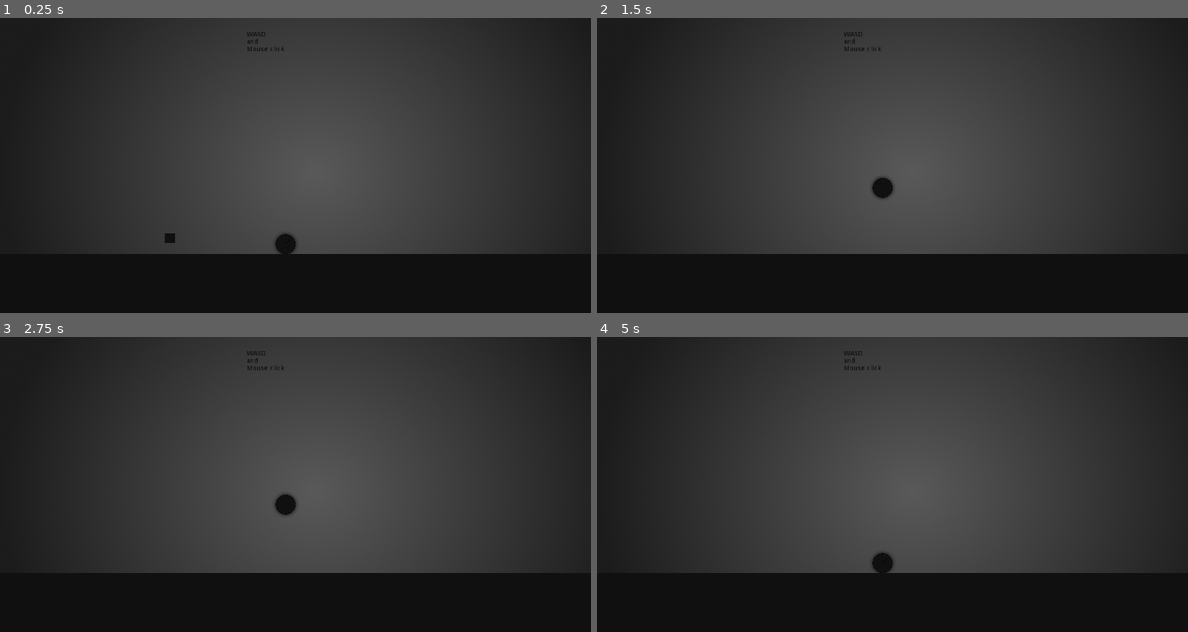
Above: before the commit, frames 1-4 (two rows, left to right).
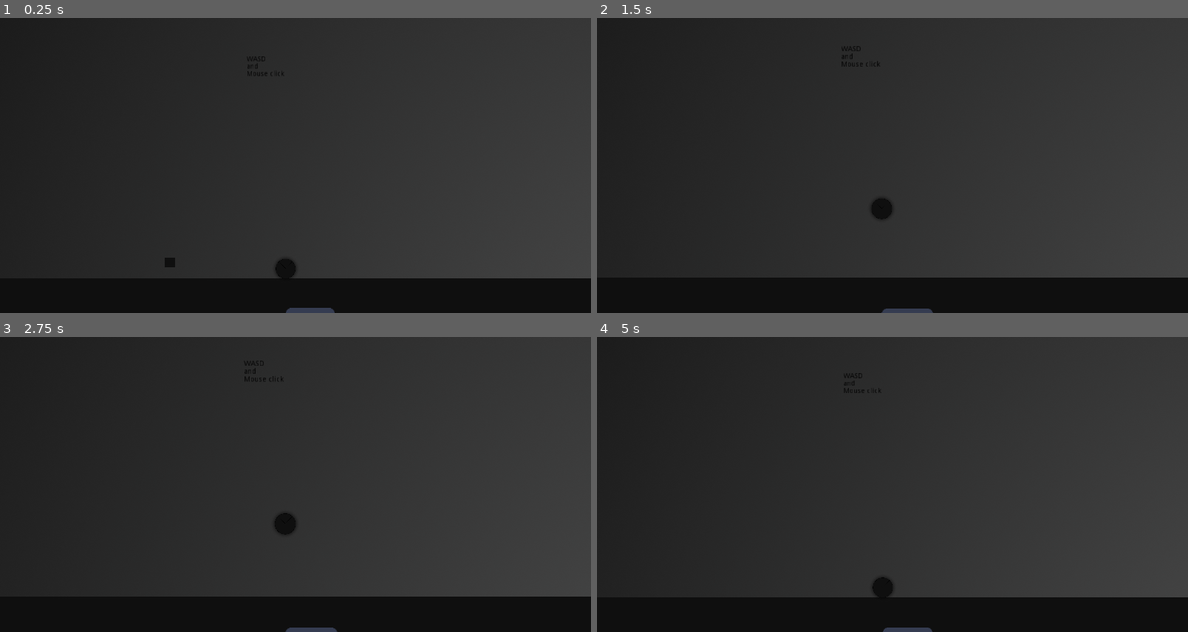
Above: after the commit, the same moments.

Repository: elleremo/ruslan_game
Game: Godot game, scene res://main.tscn
The game is run twice, just before and just after one commit, with the same random seed, the same clock (stepped at 60 frames per second) and the same inputs. The engine's default icon, where the game draws it, is replaced by a stand-in: a white triangle on a blue panel in a dark square.
Inputs:
- Up to frame 1 (0.25 s): no input
- Up to frame 2 (1.5 s): hold W (up) 0.53-1.28 s; hold Space (space) 0.53-1.28 s; tap Space (space) at 1.35 s
- Up to frame 3 (2.75 s): hold W (up) from 2.03 s (still down); hold Space (space) from 2.03 s (still down)
- Up to frame 4 (5 s): release Space (space) at 2.78 s; tap Space (space) at 2.85, 4.35 s; release W (up) at 3.53 s; hold Space (space) 3.53-4.28 s; tap Enter at 4.25 s

The runs differ from the first frame. In frame 1, 21% of the frame differs, in the area x 18-100%, y 0-100%; in frame 2, 20%; in frame 3, 20%; in frame 4, 21%.
Error before the commit: Parse Error: Variable "i" already defined in the scope (at line 39).
Error after the commit: Trying to assign value of type 'KinematicBody2D' to a variable of type 'KinematicBody'.

Commit message:
audio

Diff:
--- a/game/GLOBAL.gd
+++ b/game/GLOBAL.gd
@@ -5,23 +5,42 @@
 # var b = "text"
 export var slow = 1;
 var count=0;
+onready var main= get_tree().root.get_node('/root/main');
+onready var mus:AudioStreamPlayer2D = main.get_node('music')
+var au;
 
 func get_input():
+
+
 	var space_down = Input.is_action_pressed("space");
 	var space_up = Input.is_action_just_released("space");
 
 	if space_down:
 		if slow >= 0.3:
 			slow -=0.03;
+			#mus.stop()
+			mus.pitch_scale = lerp(mus.pitch_scale, 0.5, 0.08)
+			au.pitch_scale = lerp(au.pitch_scale, 0.7, 0.08)
+		#camera = DB.main.get_node('my_camera')
+
+
+		#cam.offset_h = rand_range(-.5,.5);
+		#cam.offset_v = rand_range(-.5,.5);
+		#print(cam);
 #		else:
 #			count +=1;
 #			print(count);
 
-	if !space_down and slow != 1:
+	if !space_down :
 		if slow <= 1:
 			slow +=0.02
 		if slow>1:
 			slow=1
+
+		mus.pitch_scale = lerp(mus.pitch_scale, 1, 0.04)
+		au.pitch_scale = lerp(au.pitch_scale, 1, 0.04)
+		#cam.offset_h = 0;
+		#cam.offset_v = 0;
 		#print("SLOW")
 # Called when the node enters the scene tree for the first time.
 func _ready():
--- a/game/ball.tscn
+++ b/game/ball.tscn
@@ -1,8 +1,9 @@
-[gd_scene load_steps=9 format=2]
+[gd_scene load_steps=10 format=2]
 
 [ext_resource path="res://res/ball.png" type="Texture" id=1]
 [ext_resource path="res://res/ball2.png" type="Texture" id=2]
 [ext_resource path="res://res/light.png" type="Texture" id=3]
+[ext_resource path="res://privet.wav" type="AudioStream" id=4]
 
 [sub_resource type="GDScript" id=1]
 script/source = "extends KinematicBody2D
@@ -15,11 +16,15 @@
 export var gravity: int = 1000
 export var speed:int = 300
 var emmiter;
+var camera;
 
 # Called when the node enters the scene tree for the first time.
 func _ready() -> void:
+	DB.au = $s_up;
 	#emmiter = get_tree().root.get_node(\"/root/main/\")
 	#print('EM: ', emmiter)
+#	camera = DB.root.get_node('cube');
+
 	pass # Replace with function body.
 
 
@@ -40,6 +45,9 @@
 
 	if is_on_floor() and jump:
 		velocity.y = jump_speed
+
+		#$s_up.pitch_scale(0.5)
+		$s_up.play(0.1)
 
 
 	if stop and (velocity.y < 0):
@@ -140,3 +148,7 @@
 energy = 2.0
 shadow_enabled = true
 shadow_filter_smooth = 5.0
+
+[node name="s_up" type="AudioStreamPlayer2D" parent="."]
+stream = ExtResource( 4 )
+bus = "up"
--- /dev/null
+++ b/game/default_bus_layout.tres
@@ -0,0 +1,14 @@
+[gd_resource type="AudioBusLayout" load_steps=2 format=2]
+
+[sub_resource type="AudioEffectNotchFilter" id=1]
+resource_name = "NotchFilter"
+
+[resource]
+bus/1/name = "up"
+bus/1/solo = false
+bus/1/mute = false
+bus/1/bypass_fx = false
+bus/1/volume_db = 3.6
+bus/1/send = "Master"
+bus/1/effect/0/effect = SubResource( 1 )
+bus/1/effect/0/enabled = false
--- a/game/emmiter.tscn
+++ b/game/emmiter.tscn
@@ -5,6 +5,7 @@
 script/source = "extends Node2D
 
 var list = Array();
+var list2 = Array();
 var is_start = false;
 onready var timer:Timer = get_node(\"Timer\");
 
@@ -39,18 +40,22 @@
 func bam(pos):
 	var el:Node2D = preload(\"res://puff.tscn\").instance();
 	el.position = pos;
-	var listp = el.get_children();
-	var i:PhysicsBody2D;
-	for i in listp:
+	get_tree().root.get_node(\"/root/main/\").add_child(el)
+	list2.append(el);
 
-		print(i);
-	get_tree().root.get_node(\"/root/main/\").add_child(el)
+
+
 	pass
 
 func removeCube():
 	#var vsize = get_viewport_rect();
 	if !list.empty():
 		#print('LEFT');
+		if list2.size() > 5:
+		#print (list2.size())
+			#remove_child(list2[0]);
+			list2[0].free();
+			list2.remove(0)
 
 		if (list[0].global_position.x < 20):
 			#print('LEFT');
--- a/game/floor.tscn
+++ b/game/floor.tscn
@@ -1,16 +1,26 @@
-[gd_scene load_steps=3 format=2]
+[gd_scene load_steps=4 format=2]
 
 [ext_resource path="res://res/floor.png" type="Texture" id=1]
+[ext_resource path="res://icon.png" type="Texture" id=2]
 
 [sub_resource type="RectangleShape2D" id=1]
-extents = Vector2( 960, 60 )
+extents = Vector2( 960, 160 )
 
 [node name="floor" type="StaticBody2D"]
 
 [node name="CollisionShape2D" type="CollisionShape2D" parent="."]
+position = Vector2( 0, 100 )
 shape = SubResource( 1 )
 
 [node name="floor" type="Sprite" parent="."]
-position = Vector2( 2.98023e-008, 3.57628e-006 )
-scale = Vector2( 1, 0.5 )
+position = Vector2( 2.98023e-08, 100 )
+scale = Vector2( 1, 1.33333 )
 texture = ExtResource( 1 )
+
+[node name="TextureRect" type="TextureRect" parent="."]
+margin_right = 100.0
+margin_bottom = 100.0
+size_flags_horizontal = 0
+size_flags_vertical = 0
+texture = ExtResource( 2 )
+expand = true
--- a/game/main.tscn
+++ b/game/main.tscn
@@ -1,12 +1,15 @@
-[gd_scene load_steps=9 format=2]
-
-[ext_resource path="res://cube.tscn" type="PackedScene" id=1]
-[ext_resource path="res://ball.tscn" type="PackedScene" id=2]
-[ext_resource path="res://res/light2.png" type="Texture" id=3]
+[gd_scene load_steps=20 format=2]
+
+[ext_resource path="res://res - Copy/bg.png" type="Texture" id=1]
+[ext_resource path="res://res/bg.png" type="Texture" id=2]
+[ext_resource path="res://cube.tscn" type="PackedScene" id=3]
 [ext_resource path="res://floor.tscn" type="PackedScene" id=4]
-[ext_resource path="res://emmiter.tscn" type="PackedScene" id=5]
-[ext_resource path="res://res/bg.png" type="Texture" id=6]
-[ext_resource path="res://res/back.jpg" type="Texture" id=7]
+[ext_resource path="res://ball.tscn" type="PackedScene" id=5]
+[ext_resource path="res://res/light2.png" type="Texture" id=6]
+[ext_resource path="res://res/spot.png" type="Texture" id=7]
+[ext_resource path="res://emmiter.tscn" type="PackedScene" id=8]
+[ext_resource path="res://res/back.jpg" type="Texture" id=9]
+[ext_resource path="res://5025-beauty-flow-by-kevin-macleod.ogg" type="AudioStream" id=10]
 
 [sub_resource type="GDScript" id=1]
 script/source = "extends Node2D
@@ -40,24 +43,151 @@
 # Called every frame. 'delta' is the elapsed time since the previous frame.
                                                                                                                         …(308 unchanged characters)…
 
+[sub_resource type="VisualShaderNodeColorConstant" id=2]
+output_port_for_preview = 0
+constant = Color( 0.425195, 0.000689346, 0.000689346, 1 )
+
+[sub_resource type="VisualShaderNodeTransformConstant" id=3]
+
+[sub_resource type="VisualShader" id=4]
+graph_offset = Vector2( -137.74, 54.945 )
+nodes/fragment/2/node = SubResource( 2 )
+nodes/fragment/2/position = Vector2( 60, 320 )
+nodes/fragment/3/node = SubResource( 3 )
+nodes/fragment/3/position = Vector2( -20, 440 )
+
+[sub_resource type="ShaderMaterial" id=5]
+shader = SubResource( 4 )
+
+[sub_resource type="VisualShader" id=6]
+graph_offset = Vector2( -35.46, 105.75 )
+
+[sub_resource type="ShaderMaterial" id=7]
+shader = SubResource( 6 )
+
+[sub_resource type="GDScript" id=8]
+script/source = "extends Camera2D
+
+# Declare member variables here. Examples:
+# var a = 2
+# var b = \"text\"
+var ox = 0.0;
+var oy = 0.0;
+var z = 1;
+# Called when the node enters the scene tree for the first time.
+func _ready():
+	#print('fdf')
+	pass # Replace with function body.
+
+func get_input():
+
+
+	var space_down = Input.is_action_pressed(\"space\");
+	var space_up = Input.is_action_just_released(\"space\");
+
+	if space_down:
+		#camera = DB.main.get_node('my_camera')
+
+		zoom = zoom.linear_interpolate(Vector2(.85,.85), .01)
+
+
+
+		#var o = offset.linear_interpolate( Vector2(rand_range(-50,50),rand_range(-5,5)), .1 )
+		#offset = o
+		#print(offset)
+		ox = lerp(ox, 5, 0.01)
+		oy = lerp(oy, 5, 0.01)
+		offset = Vector2(rand_range(-ox,ox), rand_range(-oy,oy))
+
+		pass
+		#offset_h = rand_range(-1,1);
+		#offset_v = rand_range(-1,1);
+		#print(cam);
+	else:
+		ox = lerp(ox, 0, 0.03)
+		oy = lerp(oy, 0, 0.03)
+		offset = Vector2(rand_range(-ox,ox), rand_range(-oy,oy))
+
+		zoom = zoom.linear_interpolate(Vector2(1,1), .05);
+
+# Called every frame. 'delta' is the elapsed time since the previous frame.
+func _process(delta):
+	get_input()
+	pass
+"
+
+[sub_resource type="ParticlesMaterial" id=9]
+flag_disable_z = true
+gravity = Vector3( 0, 98, 0 )
+angular_velocity = 16.0
+orbit_velocity = 0.0
+orbit_velocity_random = 0.0
+
 [node name="main" type="Node2D"]
+show_behind_parent = true
 script = SubResource( 1 )
 
-[node name="cube" parent="." instance=ExtResource( 1 )]
+[node name="bg" type="Sprite" parent="."]
+material = SubResource( 5 )
+position = Vector2( 600, 300 )
+scale = Vector2( 0.312663, 0.277778 )
+texture = ExtResource( 1 )
+__meta__ = {
+"_edit_lock_": true
+}
+
+[node name="Viewport" type="Viewport" parent="."]
+size = Vector2( 1000, 1000 )
+handle_input_locally = false
+hdr = false
+disable_3d = true
+usage = 0
+
+[node name="TextureRect" type="TextureRect" parent="."]
+margin_left = -270.0
+margin_top = -220.0
+margin_right = 3568.0
+margin_bottom = 1940.0
+texture = ExtResource( 2 )
+
+[node name="cube" parent="." instance=ExtResource( 3 )]
 position = Vector2( 470, 447.5 )
 scale = Vector2( 0.25, 0.25 )
 
-[node name="ball" parent="." instance=ExtResource( 2 )]
-editor/display_folded = true
+[node name="floor" parent="." instance=ExtResource( 4 )]
 light_mask = 0
-position = Vector2( 580, 440.02 )
+position = Vector2( 580, 540 )
+
+[node name="TextureRect" type="TextureRect" parent="floor"]
+margin_right = 40.0
+margin_bottom = 40.0
+
+[node name="ball" parent="." instance=ExtResource( 5 )]
+light_mask = 0
+position = Vector2( 580, 437.5 )
 scale = Vector2( 0.5, 0.5 )
 jump_speed = -700
 
-[node name="Light2D" type="Light2D" parent="ball"]
-visible = false
-scale = Vector2( 0.5, 0.5 )
-texture = ExtResource( 3 )
+[node name="my_camera" type="Camera2D" parent="."]
+material = SubResource( 7 )
+position = Vector2( 600, 380 )
+current = true
+limit_left = -500
+limit_top = -100
+limit_right = 1500
+limit_bottom = 550
+drag_margin_h_enabled = false
+drag_margin_v_enabled = false
+smoothing_enabled = true
+smoothing_speed = 2.0
+editor_draw_limits = true
+script = SubResource( 8 )
+
+[node name="Light2D" type="Light2D" parent="."]
+visible = false
+position = Vector2( 580, 437.5 )
+scale = Vector2( 0.25, 0.25 )
+texture = ExtResource( 6 )
 texture_scale = 3.36
 energy = 2.0
 mode = 2
@@ -65,12 +195,15 @@
 shadow_filter = 2
 shadow_filter_smooth = 12.0
 
-[node name="floor" parent="." instance=ExtResource( 4 )]
-light_mask = 0
-position = Vector2( 580, 540 )
-
-[node name="Camera2D" type="Camera2D" parent="."]
-visible = false
+[node name="Particles2D" type="Particles2D" parent="."]
+visible = false
+position = Vector2( 630, 417.48 )
+scale = Vector2( 0.25, 0.25 )
+emitting = false
+amount = 11
+lifetime = 2.0
+process_material = SubResource( 9 )
+texture = ExtResource( 7 )
 
 [node name="RichTextLabel" type="RichTextLabel" parent="."]
 margin_left = 501.0
@@ -82,18 +215,11 @@
 and
 Mouse click"
 
-[node name="emmiter" parent="." instance=ExtResource( 5 )]
+[node name="emmiter" parent="." instance=ExtResource( 8 )]
 position = Vector2( 1380, 480 )
 
 [node name="ParallaxBackground" type="ParallaxBackground" parent="."]
-
-[node name="bg" type="Sprite" parent="ParallaxBackground"]
-position = Vector2( 600, 300 )
-scale = Vector2( 0.312663, 0.277778 )
-texture = ExtResource( 6 )
-__meta__ = {
-"_edit_lock_": true
-}
+editor/display_folded = true
 
 [node name="ParallaxLayer" type="ParallaxLayer" parent="ParallaxBackground"]
 visible = false
@@ -102,4 +228,10 @@
 [node name="Sprite" type="Sprite" parent="ParallaxBackground/ParallaxLayer"]
 visible = false
 position = Vector2( 20, 20 )
-texture = ExtResource( 7 )
+texture = ExtResource( 9 )
+
+[node name="music" type="AudioStreamPlayer2D" parent="."]
+visible = false
+stream = ExtResource( 10 )
+volume_db = -7.591
+autoplay = true
--- a/game/project.godot
+++ b/game/project.godot
@@ -113,7 +113,3 @@
 "events": [ Object(InputEventKey,"resource_local_to_scene":false,"resource_name":"","device":0,"alt":false,"shift":false,"control":false,"meta":false,"command":false,"pressed":false,"scancode":32,"unicode":0,"echo":false,"script":null)
  ]
 }
-
-[rendering]
-
-quality/driver/driver_name="GLES2"
Not shown, added: game/5025-beauty-flow-by-kevin-macleod.ogg.import
Not shown, added: game/privet.wav.import
Not shown, added: game/up.wav.import
Not shown, added: game/5025-beauty-flow-by-kevin-macleod.ogg
Not shown, added: game/privet.wav
Not shown, added: game/up.wav
